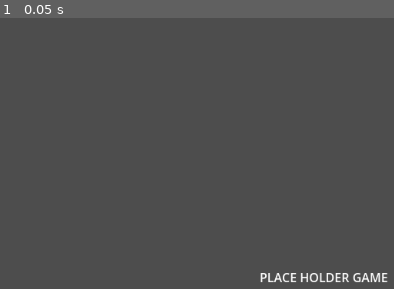
Above: before the commit, frame 1.
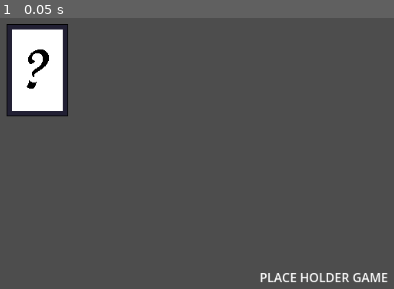
Above: after the commit, the same moment.

Repository: davidzywiec/mp-hot-rum
Game: Godot game, scene res://Game/MainGame.tscn
Same seed, same stepped clock (60 frames per second), same inputs: the game is played once before the commit and once after it. This scene is started directly instead of the project's main scene.
Inputs:
- Up to frame 1 (0.05 s): no input

The runs differ from the first frame. In frame 1, 5.3% of the frame differs, in the area x 1-18%, y 2-37%.

Commit message:
feat(game): Created Deck Asset

Diff:
--- a/Game/MainGame.tscn
+++ b/Game/MainGame.tscn
@@ -1,4 +1,6 @@
-[gd_scene format=3 uid="uid://cphp6eghcffai"]
+[gd_scene load_steps=2 format=3 uid="uid://cphp6eghcffai"]
+
+[ext_resource type="Texture2D" uid="uid://b38qwflnw0c0d" path="res://Sprites/Deck.png" id="1_a0tey"]
 
 [node name="MainGame" type="Node2D"]
 
@@ -15,3 +17,7 @@
 grow_horizontal = 2
 grow_vertical = 2
 text = "PLACE HOLDER GAME"
+
+[node name="Deck" type="Sprite2D" parent="."]
+position = Vector2(72, 81)
+texture = ExtResource("1_a0tey")
Binary file added: Sprites/Deck.png
Not shown, added: Sprites/Deck.png.import
